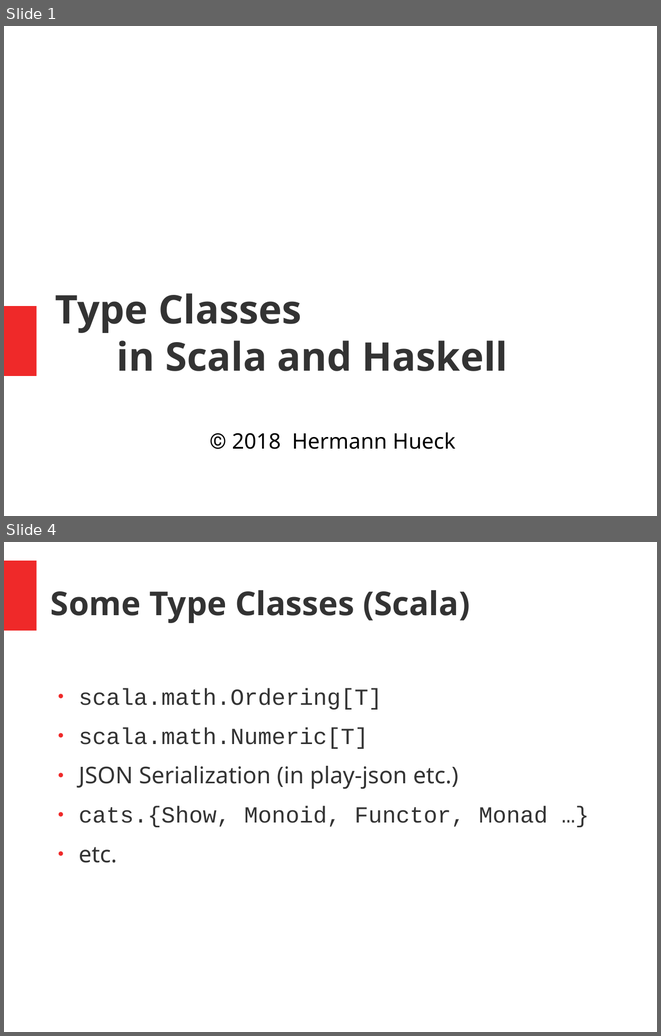
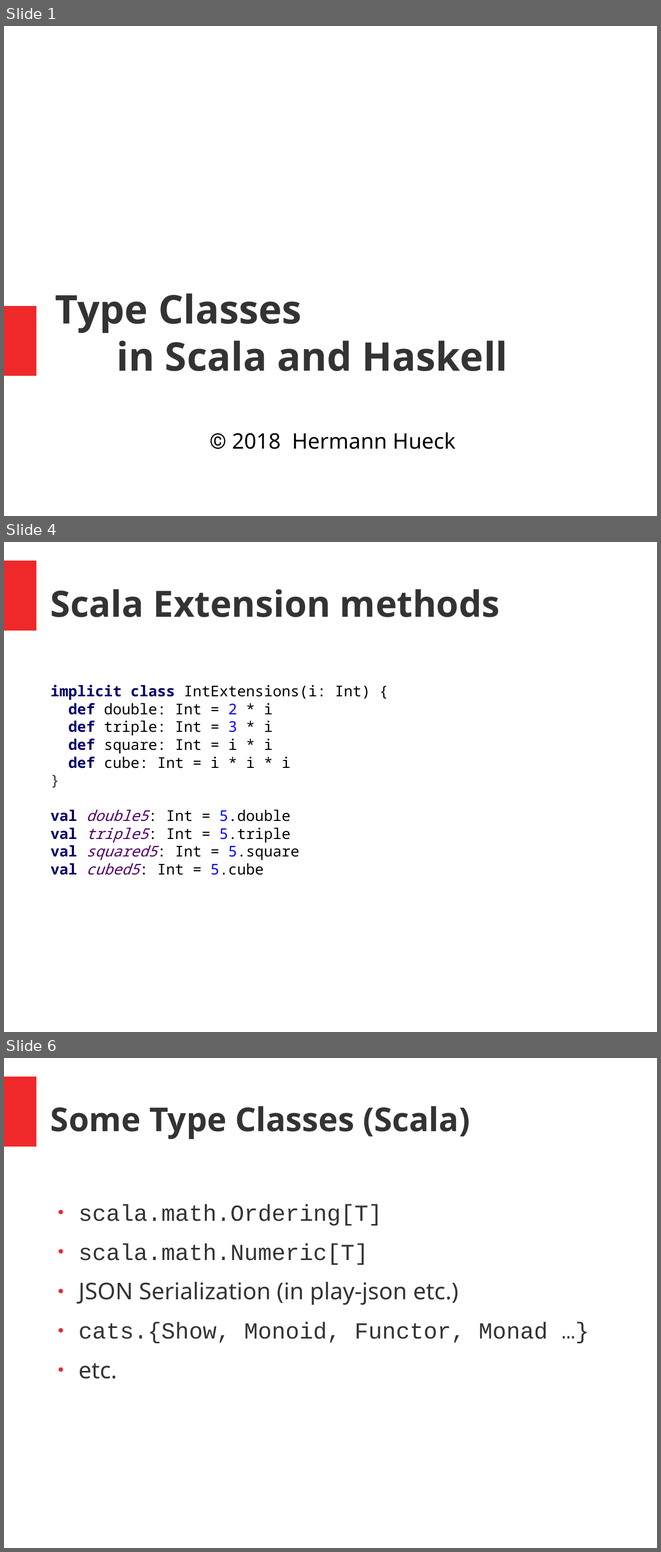
Before and after one commit to hermannhueck/typeclasses, a slide deck: Slides/TypeClasses.pptx. Shown one above the other, each under a label of ours: slides 1 and 4 before the commit, slides 1, 4 and 6 after it; the slides between them are not shown. The pictures are 661x1036 and 661x1552 pixels, drawn with LibreOffice and Linux fonts; fonts in the diff are those of the drawing. Boxes give left, top, right and bottom in pixels: in the first picture for what was removed or moved away, otherwise in the second. Text is boxed around its words. In the diff, an @@ line names an element or a change of style, - is before the commit and + after.

```diff
--- a/Slides/TypeClasses.pptx
+++ b/Slides/TypeClasses.pptx
@@ slide 4 added at (x1=4, y1=542, x2=657, y2=1032), background #FFFFFF; not listed: 1 template element that a slide beside it also shows @@
@@ text added at (x1=51, y1=589, x2=500, y2=617), 44 pt, text #333333, bold @@
+Scala Extension methods
@@ text added at (x1=51, y1=685, x2=370, y2=875), 18 pt, text #000000 @@
+implicit class IntExtensions(i: Int) {
+def double: Int = 2 * i
+def triple: Int = 3 * i
+def square: Int = i * i
+def cube: Int = i * i * i
+}
+val double5: Int = 5.double
+val triple5: Int = 5.triple
+val squared5: Int = 5.square
+val cubed5: Int = 5.cube
@@ what was slide 4 is now slide 6 @@
```
Also in this commit, not shown: 12 slides changed, 1 other slide added, 1 other file.
